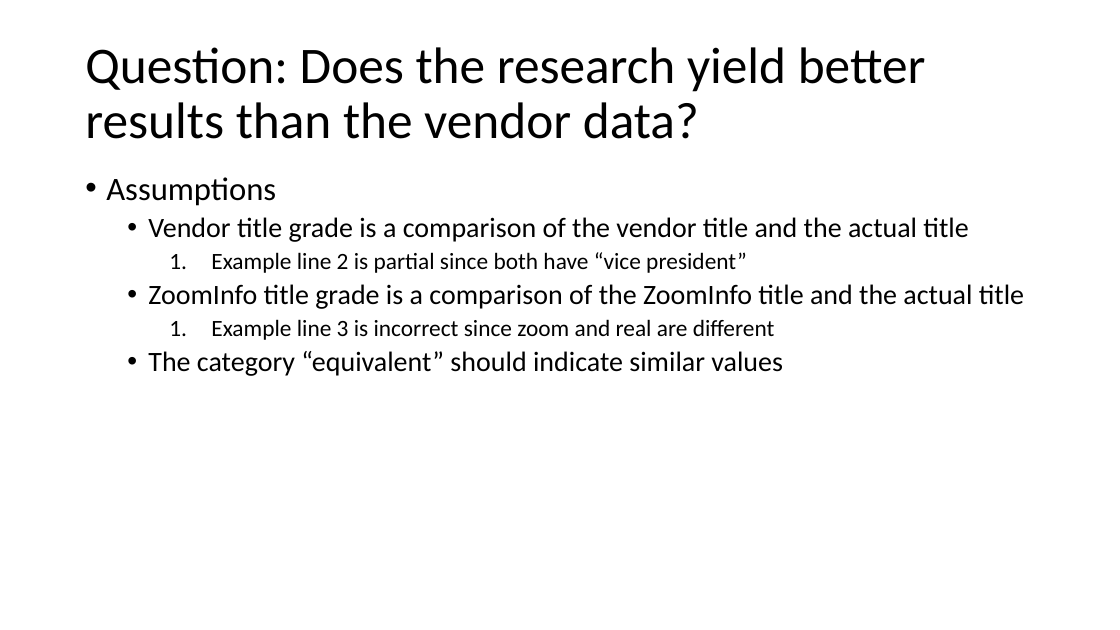
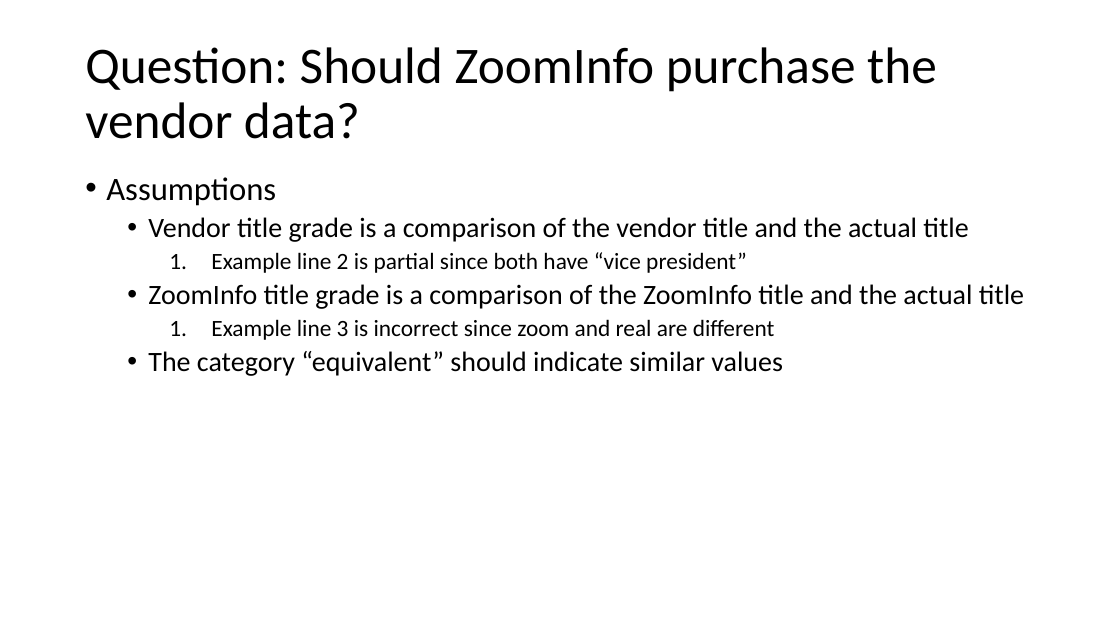
Before and after one commit to Kounve/Karl_Zoom, a slide deck: slide 2 of ZoomInfo_casestudy.pptx. Drawn at 1120x630 pixels with LibreOffice and Linux fonts; fonts in the diff are those of the drawing. Boxes give left, top, right and bottom in pixels: in the first picture for what was removed or moved away, otherwise in the second. Text is boxed around its words. In the diff, an @@ line names an element or a change of style, - is before the commit and + after.

```diff
--- a/ZoomInfo_casestudy.pptx
+++ b/ZoomInfo_casestudy.pptx
@@ title at (85, 47, 937, 139): text changed @@
-Question: Does the research yield better results than the vendor data?
+Question: Should ZoomInfo purchase the vendor data?
```
Also in this commit, not shown: 1 other slide changed.
